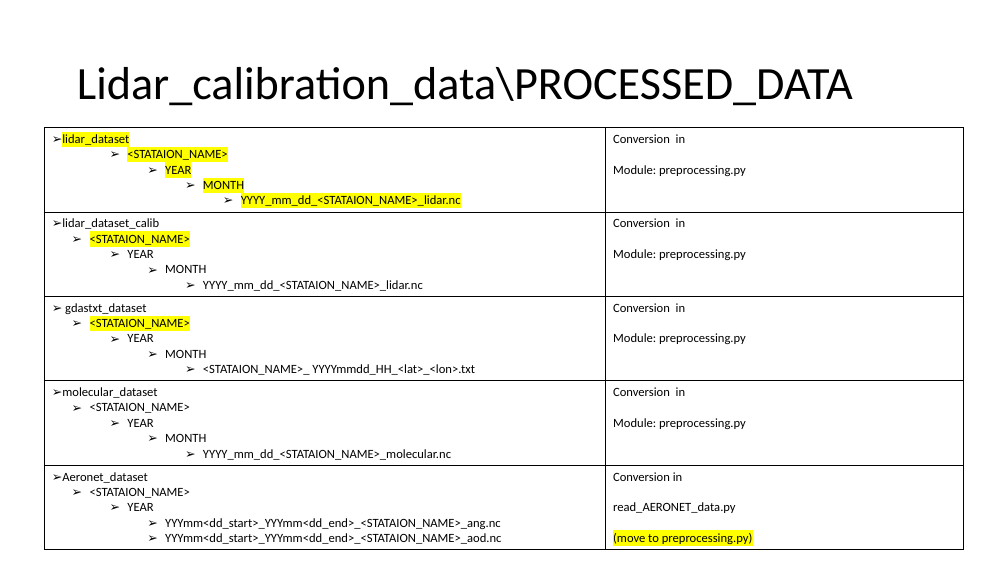
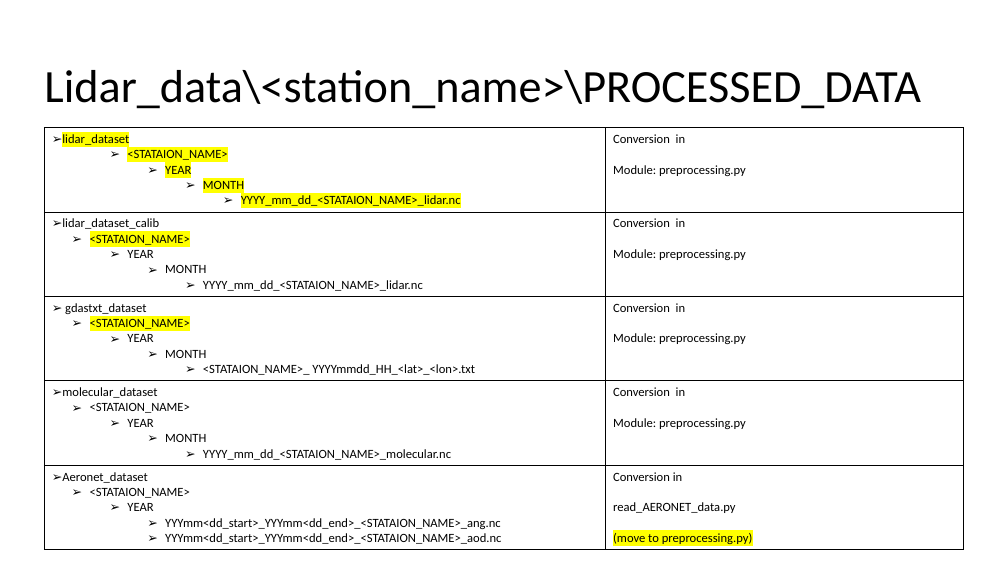
Before and after one commit to Addalin/pyALiDAn, a slide deck: slide 4 of Paths_lidar_learning.pptx. Drawn at 1008x567 pixels with LibreOffice and Linux fonts; fonts in the diff are those of the drawing. Boxes give left, top, right and bottom in pixels: in the first picture for what was removed or moved away, otherwise in the second. Text is boxed around its words. In the diff, an @@ line names an element or a change of style, - is before the commit and + after.

```diff
--- a/Paths_lidar_learning.pptx
+++ b/Paths_lidar_learning.pptx
@@ title at (44,70,921,109): text changed @@
-Lidar_calibration_data\PROCESSED_DATA
+Lidar_data\<station_name>\PROCESSED_DATA
```
Also in this commit, not shown: 4 other slides changed.
